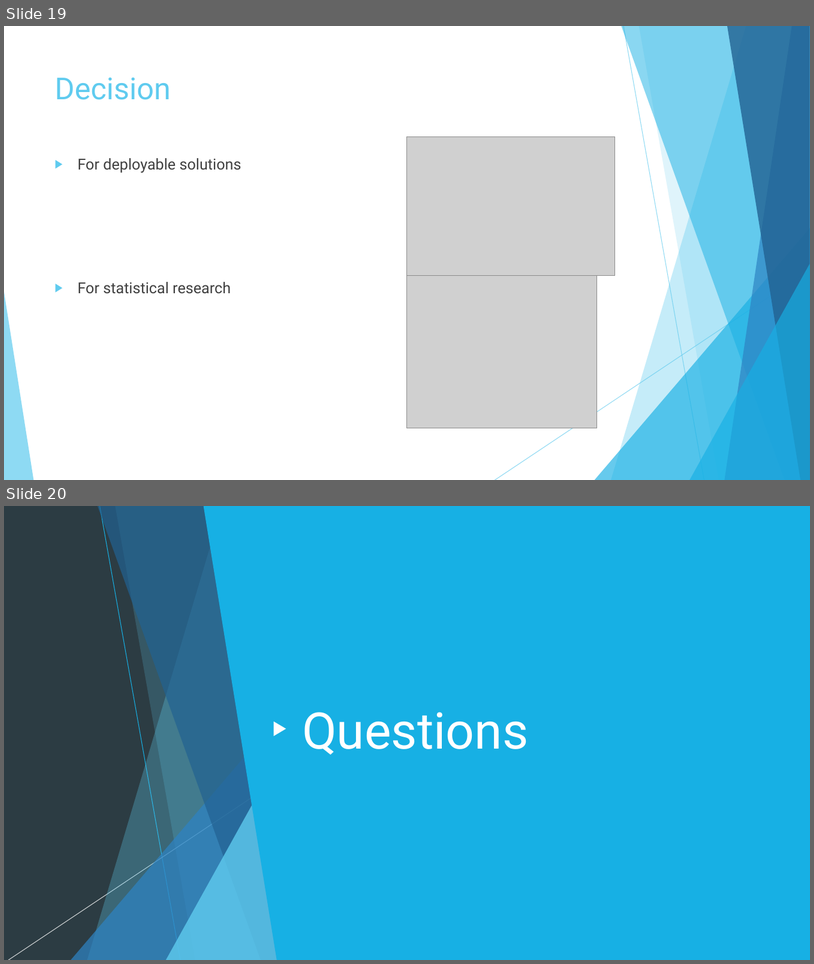
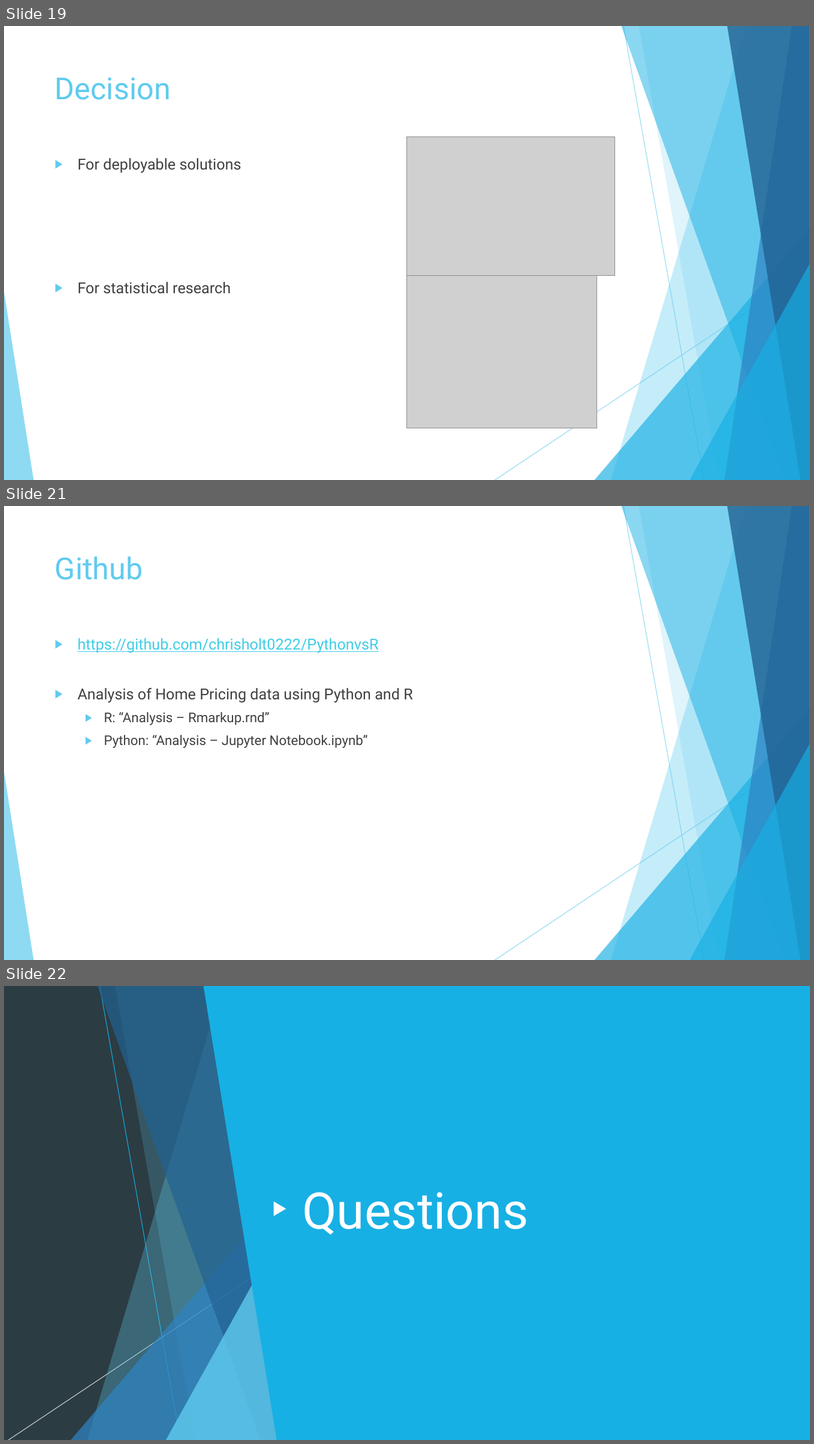
Before and after one commit to chrisholt0222/PythonvsR, a slide deck: Python vs R.pptx. Shown one above the other, each under a label of ours: slides 19 and 20 before the commit, slides 19, 21 and 22 after it; the slides between them are not shown. The pictures are 814x964 and 814x1444 pixels, drawn with LibreOffice and Linux fonts; fonts in the diff are those of the drawing; grey boxes stand for pictures. Boxes give left, top, right and bottom in pixels: in the first picture for what was removed or moved away, otherwise in the second. Text is boxed around its words. In the diff, an @@ line names an element or a change of style, - is before the commit and + after.

```diff
--- a/Python vs R.pptx
+++ b/Python vs R.pptx
@@ slide 21 added at (4, 506, 810, 960), background #FFFFFF; not listed: 10 template elements that a slide beside it also shows @@
@@ title added at (55, 556, 143, 580), 36 pt, text #5FCBEF @@
+Github
@@ text added at (78, 638, 413, 748), 18 pt, text #404040 @@
+▶ https://github.com/chrisholt0222/PythonvsR
+▶ Analysis of Home Pricing data using Python and R
+  ▶ R: “Analysis – Rmarkup.rnd”
+  ▶ Python: “Analysis – Jupyter Notebook.ipynb”
@@ what was slide 20 is now slide 22 @@
```
Also in this commit, not shown: 1 slide changed, 1 other slide added.
